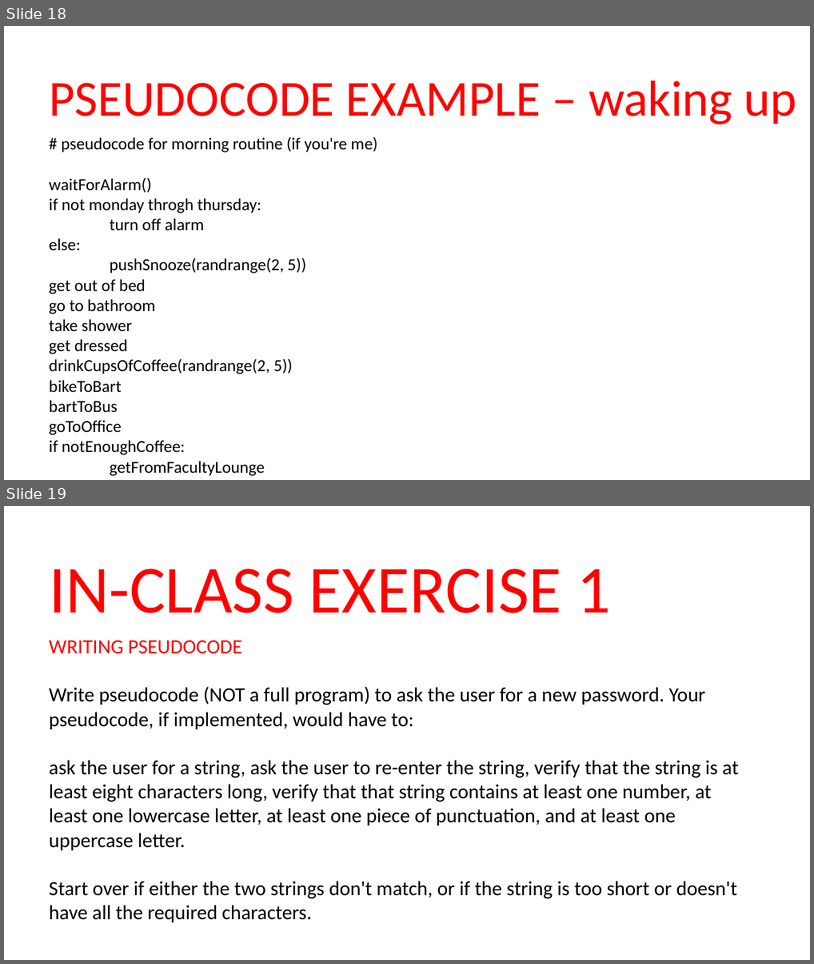
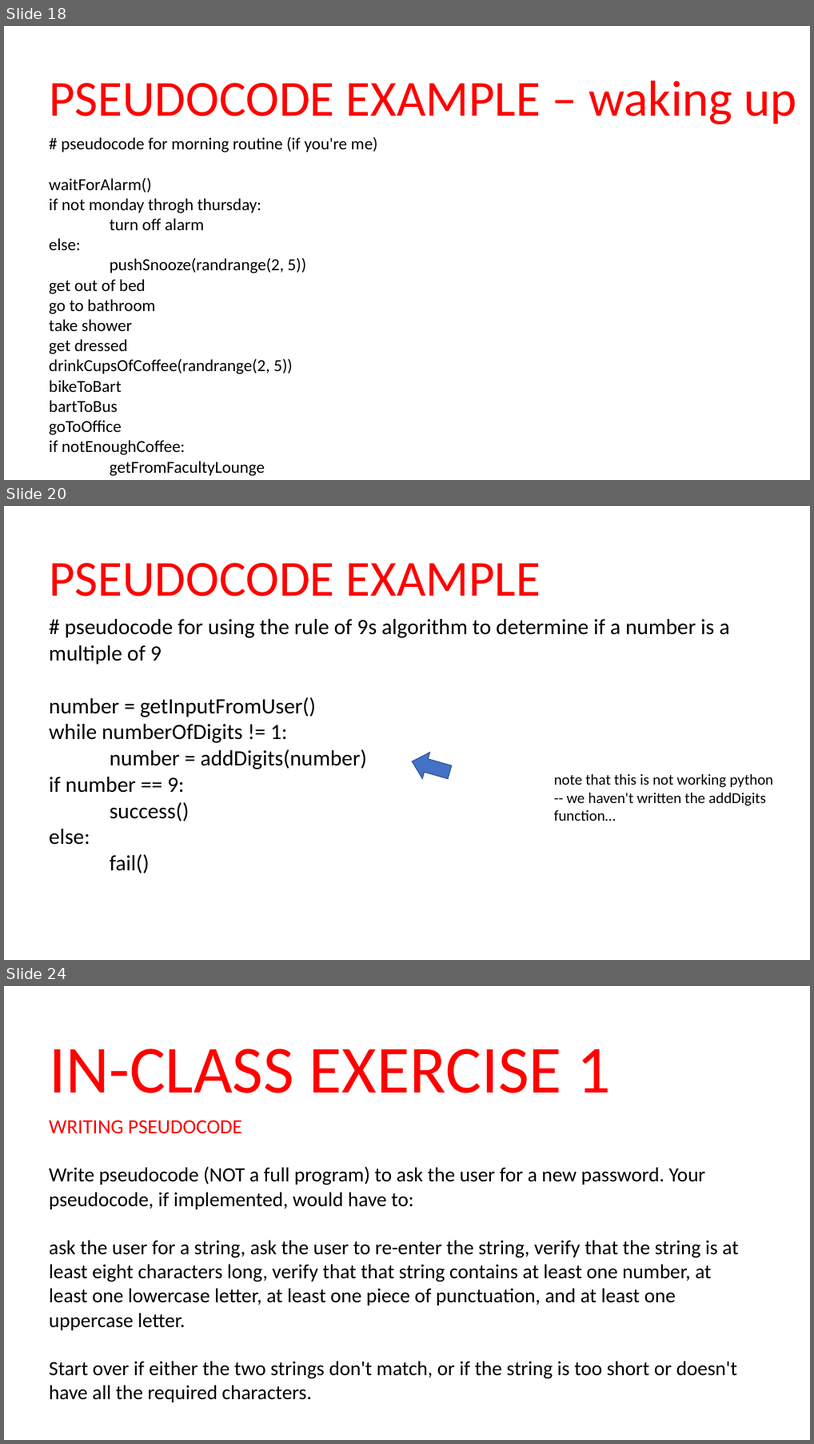
Before and after one commit to ben-allen/CIS-001, a slide deck: slides/functions-strings-pseudocode-unrevised.pptx. Shown one above the other, each under a label of ours: slides 18 and 19 before the commit, slides 18, 20 and 24 after it; the slides between them are not shown. The pictures are 814x964 and 814x1444 pixels, drawn with LibreOffice and Linux fonts; fonts in the diff are those of the drawing. Boxes give left, top, right and bottom in pixels: in the first picture for what was removed or moved away, otherwise in the second. Text is boxed around its words. In the diff, an @@ line names an element or a change of style, - is before the commit and + after.

Commit message:
updated functions-strings slides

```diff
--- a/slides/functions-strings-pseudocode-unrevised.pptx
+++ b/slides/functions-strings-pseudocode-unrevised.pptx
@@ slide 20 added at box(4, 506, 810, 960), background #FFFFFF @@
@@ text added at box(49, 563, 541, 596), 60 pt, text #FF0000 @@
+PSEUDOCODE EXAMPLE
@@ text added at box(49, 619, 730, 873), 26 pt, text #000000 @@
+# pseudocode for using the rule of 9s algorithm to determine if a number is a multiple of 9
+number = getInputFromUser()
+while numberOfDigits != 1:
+number = addDigits(number)
+if number == 9:
+success()
+else:
+fail()
@@ down arrow added at box(409, 748, 454, 785), fill #4472C4, outline #325491 1 pt @@
@@ text added at box(554, 774, 774, 820), 18 pt, text #000000 @@
+note that this is not working python
+-- we haven't written the addDigits
+function…
@@ what was slide 19 is now slide 24 @@
```
Also in this commit, not shown: 1 slide changed, 4 other slides added.
